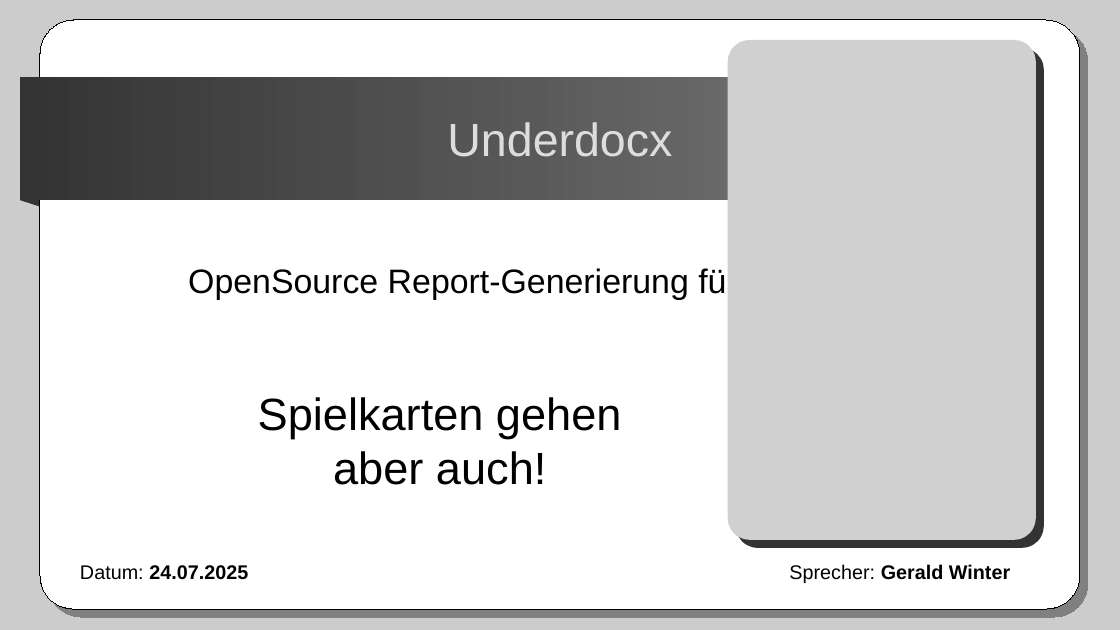
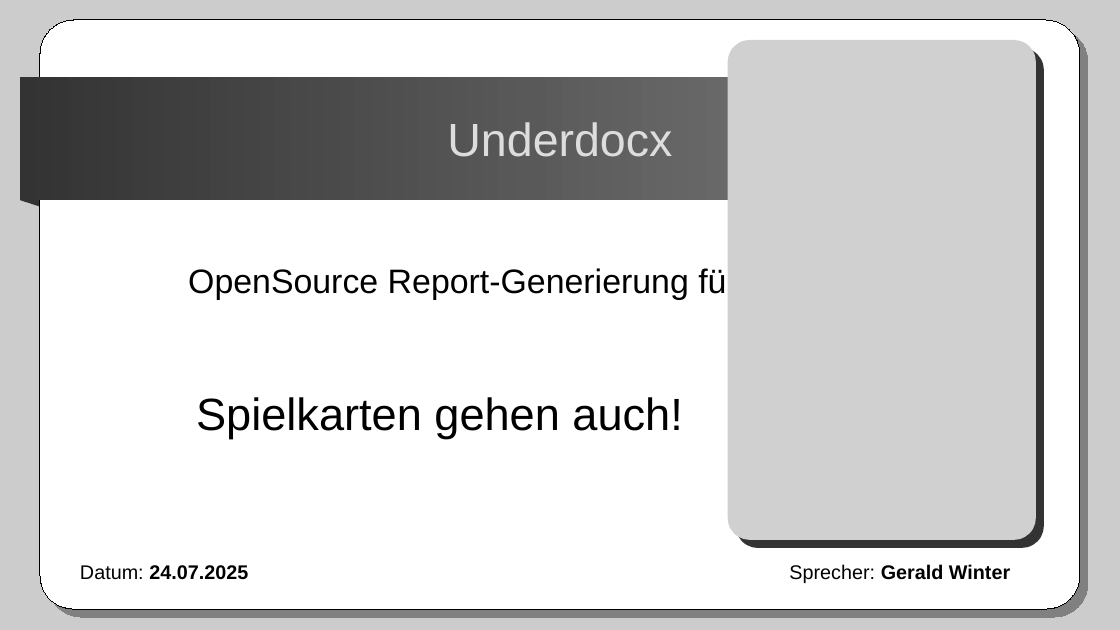
Before and after one commit to winterrifier/underdocx-examples, a slide deck: slide 2 of UnderdocxVortrag/presentation/initialPresentation.odp. Drawn at 1120x630 pixels with LibreOffice and Linux fonts; fonts in the diff are those of the drawing; grey boxes stand for pictures. Boxes give left, top, right and bottom in pixels: in the first picture for what was removed or moved away, otherwise in the second. Text is boxed around its words. In the diff, an @@ line names an element or a change of style, - is before the commit and + after.

Commit message:
improvements presentation nodes

```diff
--- a/UnderdocxVortrag/presentation/initialPresentation.odp
+++ b/UnderdocxVortrag/presentation/initialPresentation.odp
@@ text at box(196, 397, 682, 438): text changed @@
-Spielkarten gehen aber auch!
+Spielkarten gehen auch!
```
